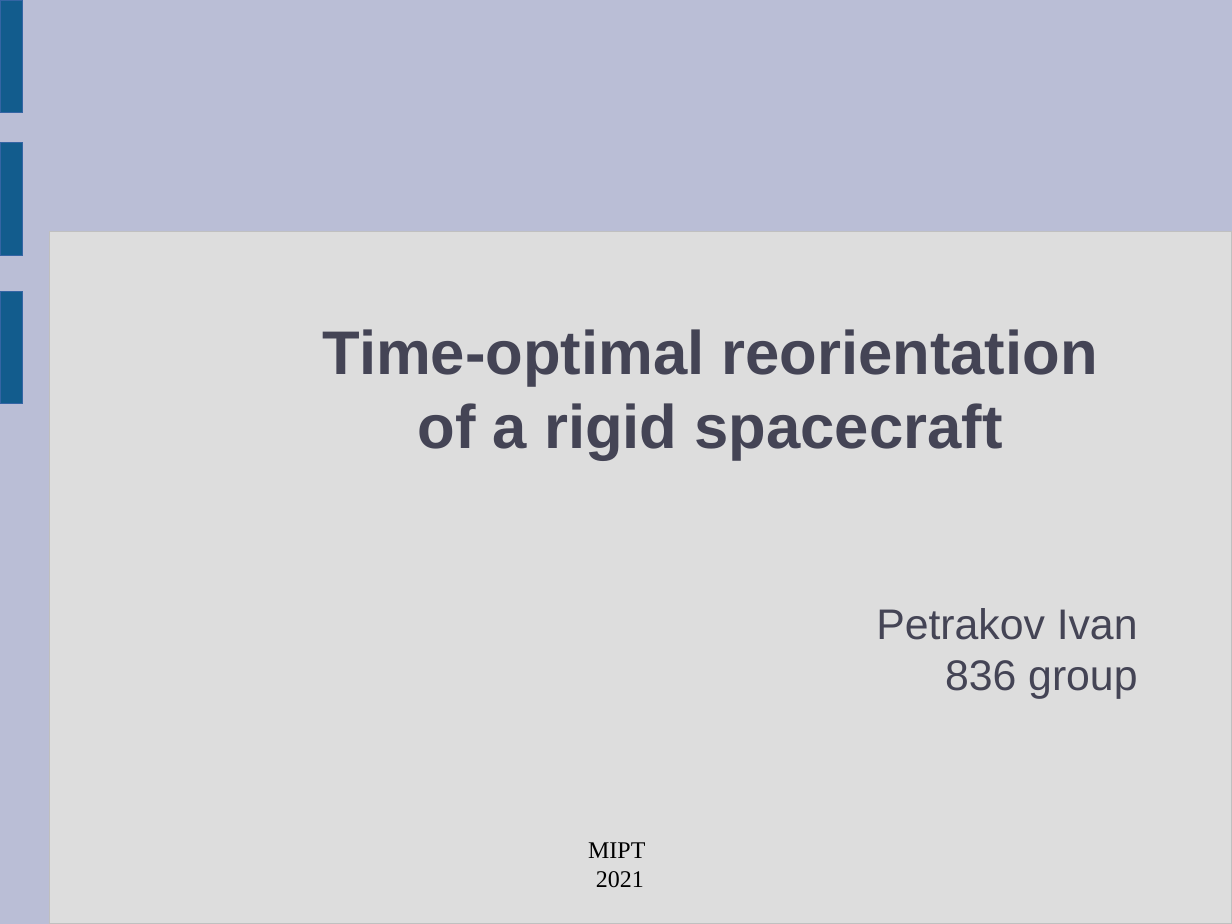
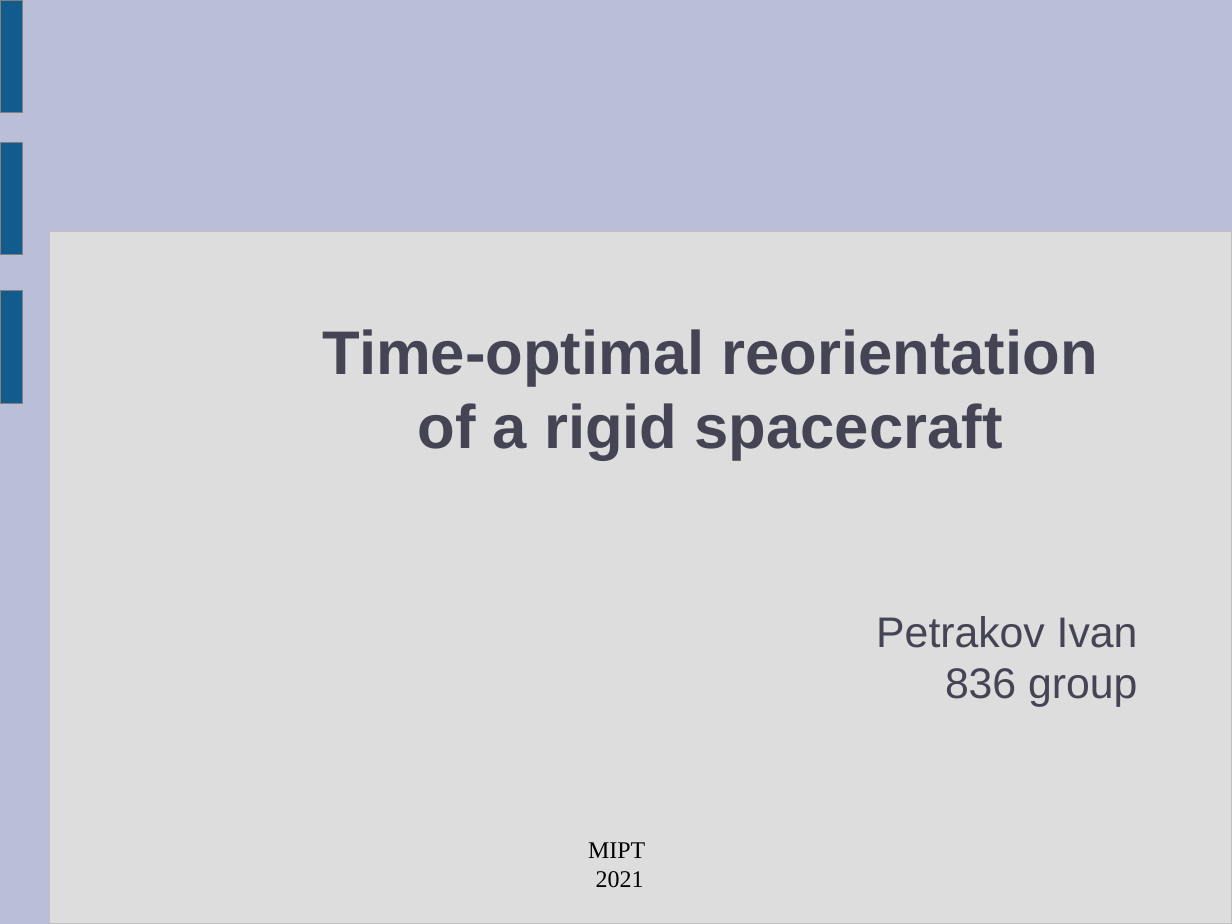
Before and after one commit to llmontoryxd/english, a slide deck: slide 1 of Presentation_6sem_1.odp. Drawn at 1232x924 pixels with LibreOffice and Linux fonts; fonts in the diff are those of the drawing. Boxes give left, top, right and bottom in pixels: in the first picture for what was removed or moved away, otherwise in the second. Text is boxed around its words. In the diff, an @@ line names an element or a change of style, - is before the commit and + after.

```diff
--- a/Presentation_6sem_1.odp
+++ b/Presentation_6sem_1.odp
@@ outline #3465A4 0 pt to #808080 0 pt in 3 elements at (0,0,22,112), (0,291,22,403), (0,143,22,255) @@
@@ text "Petrakov Ivan": place and size @@
-text "Petrakov Ivan" at (876,608,1138,699)
+text "Petrakov Ivan" at (876,616,1138,707)
```
Also in this commit, not shown: 5 other slides changed, 1 other file.
